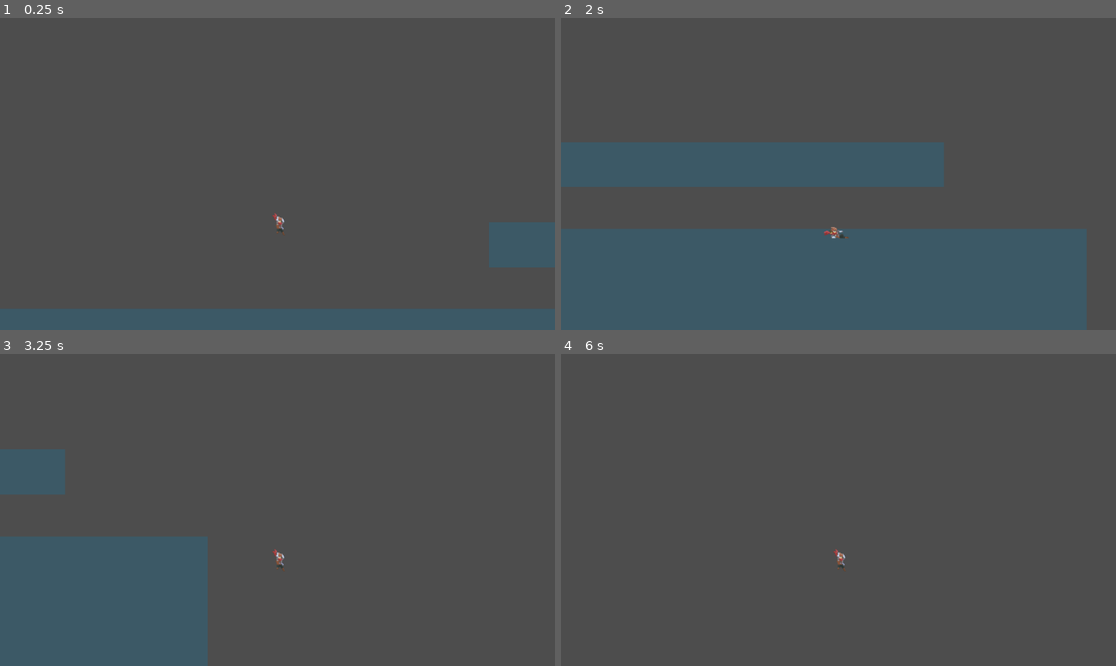
Above: before the commit, frames 1-4 (two rows, left to right).
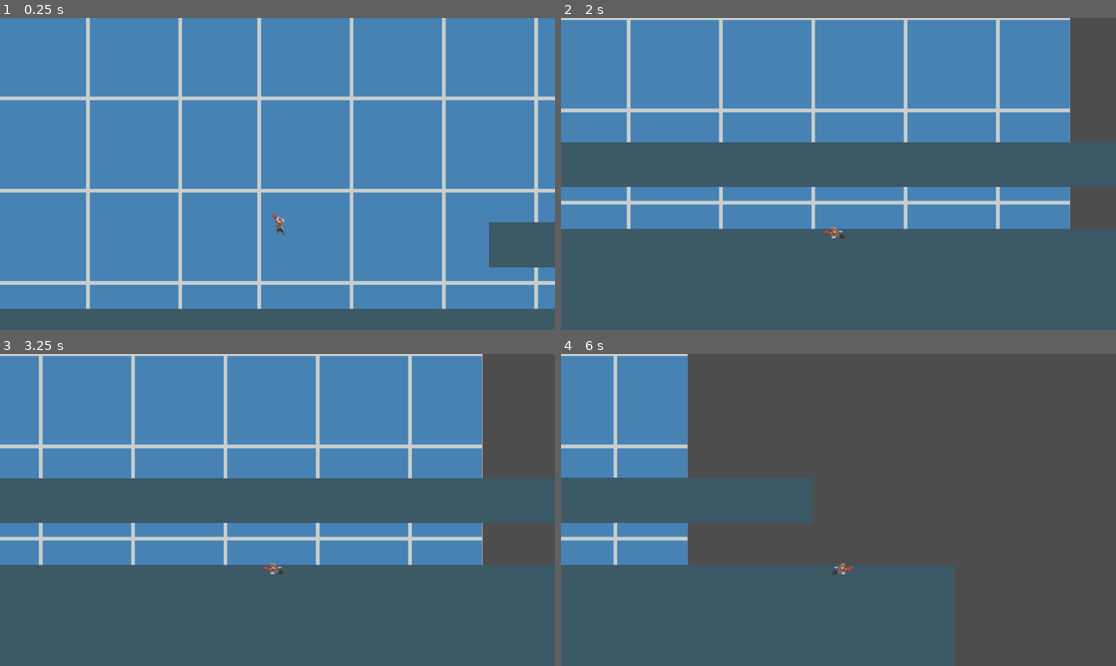
Above: after the commit, the same moments.

Repository: Wanii1/Maquina-de-Estados-Com-Movimentacao-Basica
Game: Godot game, scene res://teste.tscn
The game is run twice, just before and just after one commit, with the same random seed, the same clock (stepped at 60 frames per second) and the same inputs.
Inputs:
- Up to frame 1 (0.25 s): no input
- Up to frame 2 (2 s): hold D (Direita) from 0.53 s (still down); tap S (Deslize) at 0.6, 1.35 s; tap Space (Pulo) at 0.77, 1.52 s
- Up to frame 3 (3.25 s): release D (Direita) at 2.03 s; hold A (Esquerda) 2.03-2.78 s; tap S (Deslize) at 2.1, 2.85 s; hold D (Direita) from 2.78 s (still down); tap Space (Pulo) at 3.02 s
- Up to frame 4 (6 s): tap S (Deslize) every 0.75 s from 3.6 to 5.85 s; tap Space (Pulo) at 3.77, 4.52 s; release D (Direita) at 4.28 s; hold A (Esquerda) 4.28-5.03 s; hold D (Direita) 5.03-5.78 s; hold A (Esquerda) from 5.78 s (still down)

The runs differ from the first frame. In frame 1, 92% of the frame differs, in the area x 0-100%, y 0-94%; in frame 2, 55%; in frame 3, 80%; in frame 4, 42%.

Commit message:
Resolvido o jogador não ir para idle quando cai no chão

Diff:
--- a/player.tscn
+++ b/player.tscn
@@ -183,6 +183,7 @@
 
 [node name="Deslizando" type="Node" parent="MaquinaDeEstados" node_paths=PackedStringArray("ator", "toca_animação", "sprite")]
 script = ExtResource("7_86y7d")
+velocidade_deslize = 1.35
 ator = NodePath("../..")
 "toca_animação" = NodePath("../../AnimationPlayer")
 sprite = NodePath("../../Sprite2D")
--- a/scripts/estado.gd
+++ b/scripts/estado.gd
@@ -7,13 +7,32 @@
 @onready var maquina : Maquina = get_parent()
 
 var input_direcional_x
+var ultimo_input: int
 var input_direcional_y
 var input_de_pulo:= false
 var input_de_delize:= false
 
+
+
 func input_movimentacional():
 	input_direcional_x = Input.get_axis("Esquerda", "Direita")
 	input_direcional_y = Input.get_axis("Deslize", "Pulo")
+	mudar_sprite_h()
+	print (ultimo_input)
+
+func mudar_sprite_h():
+	if input_direcional_x < 0:
+		ultimo_input = input_direcional_x
+		sprite.flip_h = true
+
+	elif input_direcional_x > 0:
+		ultimo_input = input_direcional_x
+		sprite.flip_h = false
+	else:
+		if ultimo_input < 0:
+			sprite.flip_h = true
+		else:
+			sprite.flip_h = false
 
 func update(delta):
 	pass
--- a/scripts/estado_andando.gd
+++ b/scripts/estado_andando.gd
@@ -8,10 +8,7 @@
 
 func update(delta):
 	input_movimentacional()
-	if input_direcional_x < 0:
-		sprite.flip_h = true
-	else:
-		sprite.flip_h = false
+
 
 	if input_direcional_x:
 		ator.velocity.x = velocidade * input_direcional_x
--- a/scripts/estado_caindo.gd
+++ b/scripts/estado_caindo.gd
@@ -29,5 +29,5 @@
 		maquina.trocar_por_nome("Deslizando")
 
 func ao_parar():
-	if ator.velocity == Vector2.ZERO:
+	if ator.is_on_floor() and !input_direcional_y:
 		maquina.trocar_por_nome("Idle")
--- a/scripts/estado_deslizando.gd
+++ b/scripts/estado_deslizando.gd
@@ -1,7 +1,7 @@
 class_name Deslizando
 extends Estado
 
-var velocidade_deslize:= 1.75
+@export var velocidade_deslize:= 1.75
 
 func ao_entrar():
 	toca_animação.play("Deslizando")
@@ -16,9 +16,9 @@
 
 	if ator.velocity.x > 350 or ator.velocity.x < -350:
 		if ator.velocity.x < 0 and ator.velocity.x != -350:
-			ator.velocity.x = move_toward(ator.velocity.x, -350, 02.5)
+			ator.velocity.x = move_toward(ator.velocity.x, -350, 03.5)
 		if ator.velocity.x > 0 and ator.velocity.x != 350:
-			ator.velocity.x = move_toward(ator.velocity.x, 350, 02.5)
+			ator.velocity.x = move_toward(ator.velocity.x, 350, 03.5)
 
 	if ator.velocity.x <= 350 and ator.velocity.x >= -350:
 		ator.velocity.x = move_toward(ator.velocity.x, 0, 05.0)
--- a/scripts/estado_pulando.gd
+++ b/scripts/estado_pulando.gd
@@ -19,6 +19,10 @@
 	if !ator.is_on_floor():
 		maquina.trocar_por_nome("Caindo")
 
+func ao_pisar_no_chão():
+	if ator.is_on_floor():
+		maquina.trocar_por_nome("Idle")
+
 func ao_andar():
 	if ator.is_on_floor() and input_direcional_x:
 		maquina.trocar_por_nome("Andando")
--- a/scripts/maquina_de_estados.gd
+++ b/scripts/maquina_de_estados.gd
@@ -1,7 +1,7 @@
 class_name Maquina
 extends Node
 
-var _estado_atual: Node
+@export var _estado_atual: Node
 
 
 
--- a/teste.tscn
+++ b/teste.tscn
@@ -1,5 +1,6 @@
-[gd_scene load_steps=4 format=3 uid="uid://cijf8f6oaip34"]
+[gd_scene load_steps=5 format=3 uid="uid://cijf8f6oaip34"]
 
+[ext_resource type="Texture2D" uid="uid://bn2ataiivx282" path="res://grid.png" id="2_4bhfs"]
 [ext_resource type="PackedScene" uid="uid://c1w3bw5nmir2k" path="res://player.tscn" id="2_i5mrl"]
 
 [sub_resource type="RectangleShape2D" id="RectangleShape2D_lhinm"]
@@ -9,6 +10,11 @@
 size = Vector2(41.9646, 134.244)
 
 [node name="Node2D" type="Node2D"]
+
+[node name="Grid" type="Sprite2D" parent="."]
+position = Vector2(55, -640)
+scale = Vector2(0.622115, 0.622115)
+texture = ExtResource("2_4bhfs")
 
 [node name="ColorRect" type="ColorRect" parent="."]
 offset_left = -1342.0
